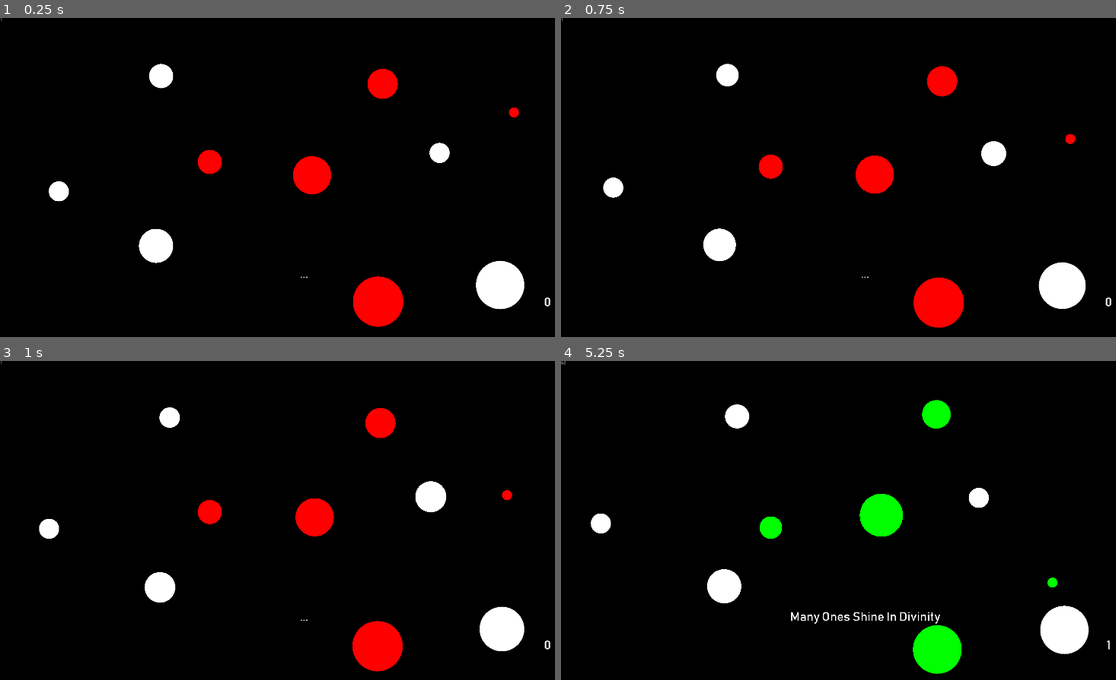
Above: before the commit, frames 1-4 (two rows, left to right).
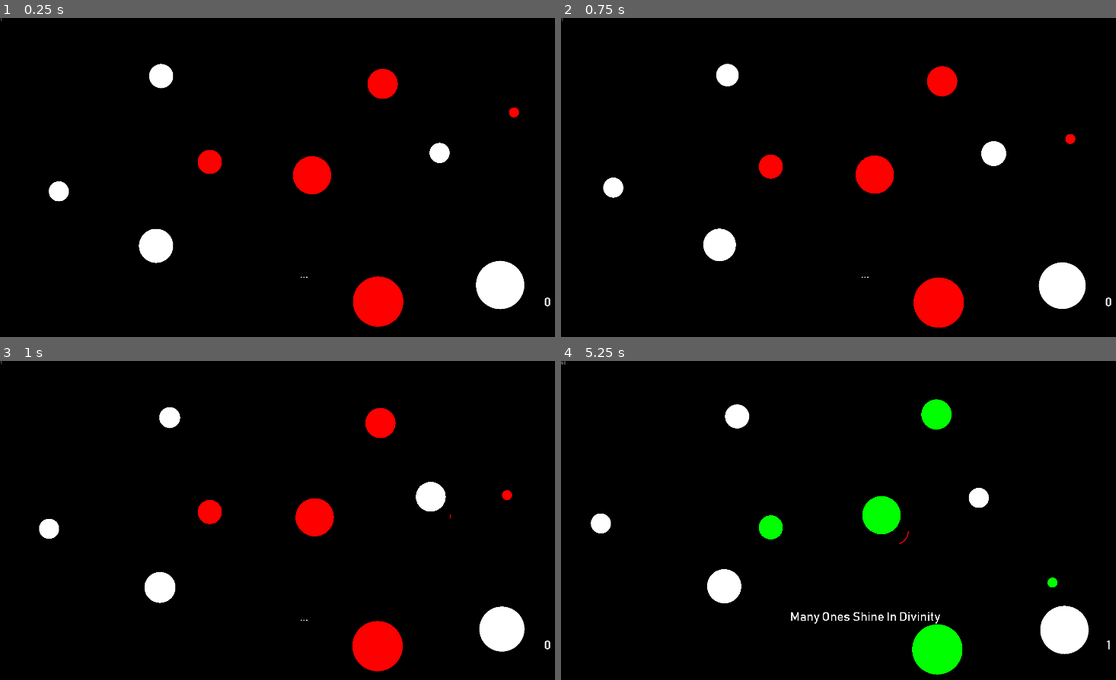
Above: after the commit, the same moments.

Repository: Dark-Gran/Spirit-Circles
Game: Godot game, scene res://src/Main.tscn
The game is run twice, just before and just after one commit, with the same random seed, the same clock (stepped at 60 frames per second) and the same inputs.
Inputs (mouse positions are in pixels of both pictures, inside the frame that each line leads up to):
- Up to frame 1 (0.25 s): no input
- Up to frame 2 (0.75 s): move the mouse to (999, 171) at 0.52 s; press the mouse at (999, 171) at 0.53 s; hold Right (ui_right) from 0.53 s (still down)
- Up to frame 3 (1 s): keep holding Right (ui_right); tap Space (ui_accept) at 0.77 s
- Up to frame 4 (5.25 s): move the mouse to (744, 549) at 1.27 s; release Right (ui_right) at 1.28 s; release the mouse at (744, 549) at 1.28 s; hold Left (ui_left) 1.28-2.03 s; click (744, 549) at 1.35 s; tap Space (ui_accept) at 1.52, 3.02, 3.77, 4.52 s; move the mouse to (927, 456) at 2.02 s; press the mouse at (927, 456) at 2.03 s; hold Right (ui_right) 2.03-3.53 s; move the mouse to (832, 600) at 2.77 s; release the mouse at (832, 600) at 2.78 s; click (832, 600) at 2.85 s; move the mouse to (1049, 581) at 3.52 s; press the mouse at (1049, 581) at 3.53 s; hold Left (ui_left) from 3.53 s (still down); move the mouse to (683, 479) at 4.27 s; release the mouse at (683, 479) at 4.28 s; click (683, 479) at 4.35 s; move the mouse to (894, 530) at 5.02 s; press the mouse at (894, 530) at 5.03 s

Frames 1-2 are identical in both runs. In frame 3, 0.1% of the frame differs, in the area x 26-95%, y 14-92%; in frame 4, 0.4%, in the area x 35-73%, y 11-99%.

Commit message:
"red update" finish ("focus power" during split)

Diff:
--- a/src/Main.gd
+++ b/src/Main.gd
@@ -4,7 +4,6 @@
 const DEFAULT_HEIGHT = 1080
 const SIZE_TO_SCALE = 10
 const PC_RADIUS = 40
-const CIRCLE_OVERLAP_FIX = 1 # see circles_overlap()
 
 var current_scene = null
 
@@ -22,9 +21,3 @@
 	current_scene = s.instance()
 	get_tree().get_root().add_child(current_scene)
 	get_tree().set_current_scene(current_scene)
-
-func circles_overlap(c1, c2):
-	var r1 = c1.radius+CIRCLE_OVERLAP_FIX
-	var r2 = c2.radius+CIRCLE_OVERLAP_FIX
-	var distance = sqrt(pow(c2.position.y-c1.position.y, 2) + pow(c2.position.x-c1.position.x, 2))
-	return distance <= r1+r2
--- a/src/world/Circle.gd
+++ b/src/world/Circle.gd
@@ -27,7 +27,8 @@
 const MIN_SIZE = 0.01 # "Technical" limit
 const PREDICTION_DISTANCE = 3
 const PREDICTION_MAX = 350
-const CIRCLE_BUTTON_MIN_RADIUS = 80
+const CIRCLE_BUTTON_MIN_RADIUS = 60
+const CIRCLE_OVERLAP_FIX = 1 # see circles_overlap()
 const DANCE_STRENGTH = 0.1 # see dance()
 const SPLIT_PART_ANGLE = 15 # see split()
 
@@ -107,7 +108,7 @@
 	if ignored_while_overlapping.size() > 0:
 		var not_to_ignore_anymore = Array()
 		for i in ignored_while_overlapping:
-			if !Main.circles_overlap(self, i):
+			if !circles_overlap(self, i):
 				not_to_ignore_anymore.append(i)
 		for i in not_to_ignore_anymore:
 			remove_from_ignore_while_overlapping(i)
@@ -181,6 +182,9 @@
 				color_reaction(collider, collider.color_type)
 			else:
 				color_reaction(collider, color_type)
+		else:
+			collider.add_collision_exception_with(self)
+			add_collision_exception_with(collider)
 	else:
 		bounce(collider)
 
@@ -325,3 +329,9 @@
 func null_ray_points():
 	ray_point_a = null
 	ray_point_b = null
+
+func circles_overlap(c1, c2):
+	var r1 = c1.radius+CIRCLE_OVERLAP_FIX
+	var r2 = c2.radius+CIRCLE_OVERLAP_FIX
+	var distance = sqrt(pow(c2.position.y-c1.position.y, 2) + pow(c2.position.x-c1.position.x, 2))
+	return distance <= r1+r2
--- a/src/world/World.gd
+++ b/src/world/World.gd
@@ -239,14 +239,14 @@
 		var color_type = circle.color_type
 		var min_size = circle.color_info.get("lowest_power")
 		for c in $Level/Circles.get_children():
-			if c != circle && c.color_type == color_type && !c.merging_away && c.size > min_size:
+			if c != circle && c.color_type == color_type && !c.merging_away && c.size > min_size && c.size+c.grow_buffer > min_size:
 				valid.append(c)
 		if valid.size() > 0:
 			var max_grow = get_grow_speed()*delta
 			var spare_fade = max_grow
 			var fade = max_grow / valid.size()
 			for c in valid:
-				if c.size-fade > min_size:
+				if c.size-fade > min_size && c.size+c.grow_buffer > min_size:
 					spare_fade -= fade
 					c.set_size(c.size-fade)
 				else:
